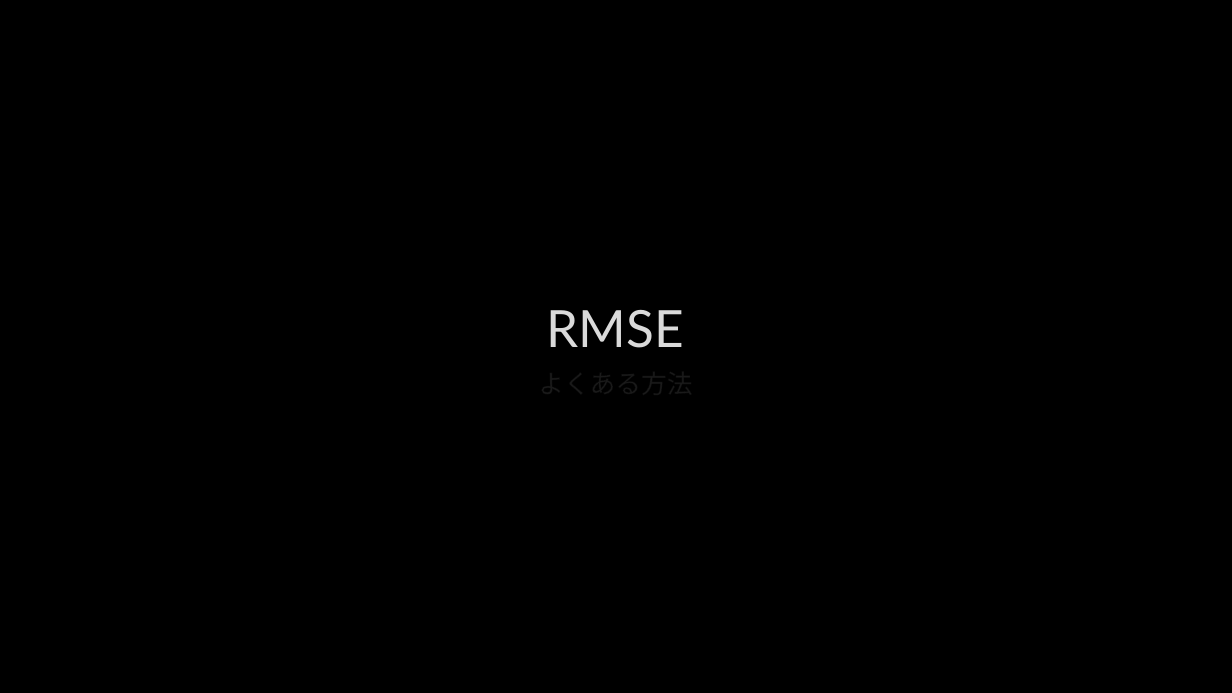
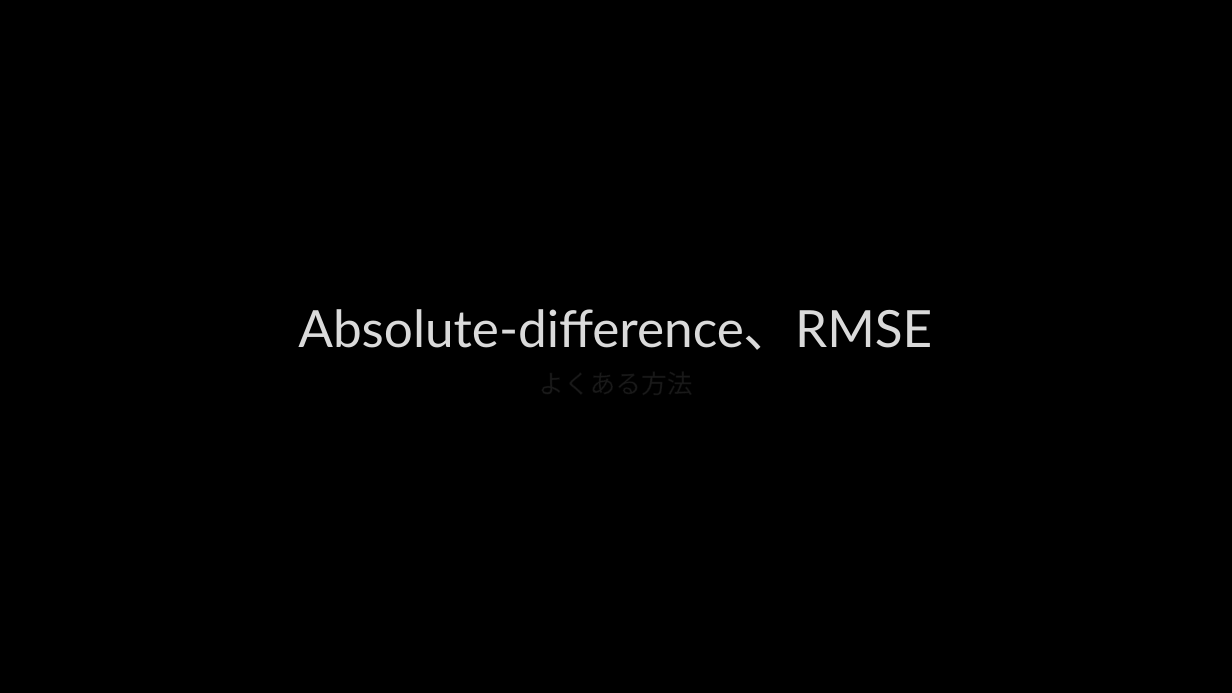
Before and after one commit to ykozw/detecting-bias, a slide deck: slide 5 of detecting_bias_in_monte_carlo_renderers_using_welch’s.pptx. Drawn at 1232x693 pixels with LibreOffice and Linux fonts; fonts in the diff are those of the drawing; background and template pictures are left out. Boxes give left, top, right and bottom in pixels: in the first picture for what was removed or moved away, otherwise in the second. Text is boxed around its words. In the diff, an @@ line names an element or a change of style, - is before the commit and + after.

```diff
--- a/detecting_bias_in_monte_carlo_renderers_using_welch’s.pptx
+++ b/detecting_bias_in_monte_carlo_renderers_using_welch’s.pptx
@@ title at [298,309,932,350]: text changed @@
-RMSE
+Absolute-difference、RMSE
```
Also in this commit, not shown: 3 other slides changed, 6 slides added, 1 other file.
